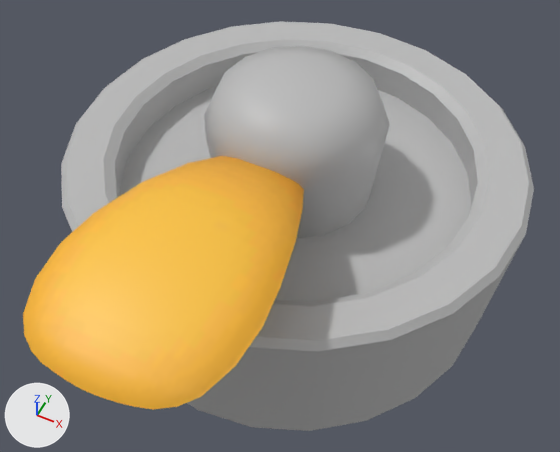
Renders of the FBX model Assets/GameAssets/Models/Flower_Yellow.fbx from each side of a commit.
Both versions are drawn from a 50 mm lens placed at (0.0566, -0.1213, 0.1631), pointed at (0.0026, -0.0133, 0.0282). Every picture has the same lights, and +X, +Y and +Z are marked at lower left. Where no turn or scale is listed for an object, it has been applied to the vertices. Vertices at the same position are counted once.

Names of what the first picture shows: 'Flower_Pot_0', 'Petal_01__3370_Petal_01_6', 'pCylinder1'.
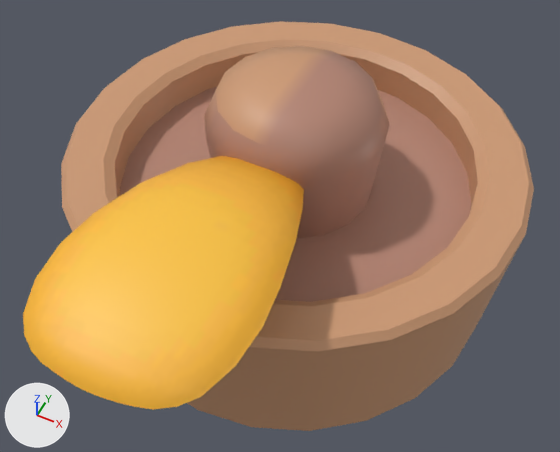
Where the change shows, as pixel boxes [x1, y1, x2, y2] in the pictures (560 x 452 px):
'Flower_Pot_0', recoloured, surface changed (grey to brown)
    both: [61, 21, 534, 431]
'pCylinder1', recoloured (grey to brown)
    both: [204, 46, 390, 238]

The change in detail:
Picture 'T_pot.png' (img_t_pot_png) is new.
Material 'lambert7' (mat_lambert7) is new.
Its texture is img_t_pot_png.
me_mesh_002 has 65 vertices, 64 faces and spans x -0.0208..0.0208, y -0.0208..0.0208, z 0.0435..0.0852.
me_mesh_002 no longer uses material mat_lambert1 (grey #bcbcbc).
me_mesh_002 now uses material mat_lambert7 (picture img_t_pot_png).
me_mesh_001 has 156 vertices, 304 faces and spans x -0.0546..0.0546, y -0.0539..0.0539, z 0.0002..0.04.
me_mesh_001 is used by ob_flower_pot_0; location (0.0, 0.0, 0.0).
me_mesh_001 no longer uses material mat_lambert1 (grey #bcbcbc).
me_mesh_001 part 1: texture (UV) coordinates of 260 of 304 faces, centred in x -0.0535..0.0535, y -0.0528..0.0528, z 0.0007..0.0399, changed; they spanned u 0.79..0.94, v 0.06..0.1 and now span u 0.19..0.33, v 0.06..0.1.
me_mesh_001 now uses material mat_lambert7 (picture img_t_pot_png).
